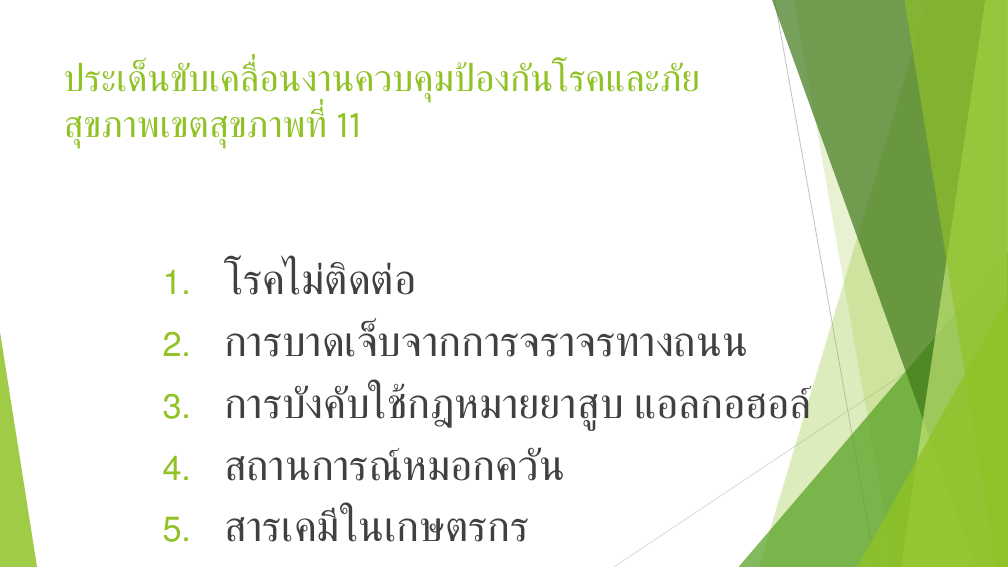
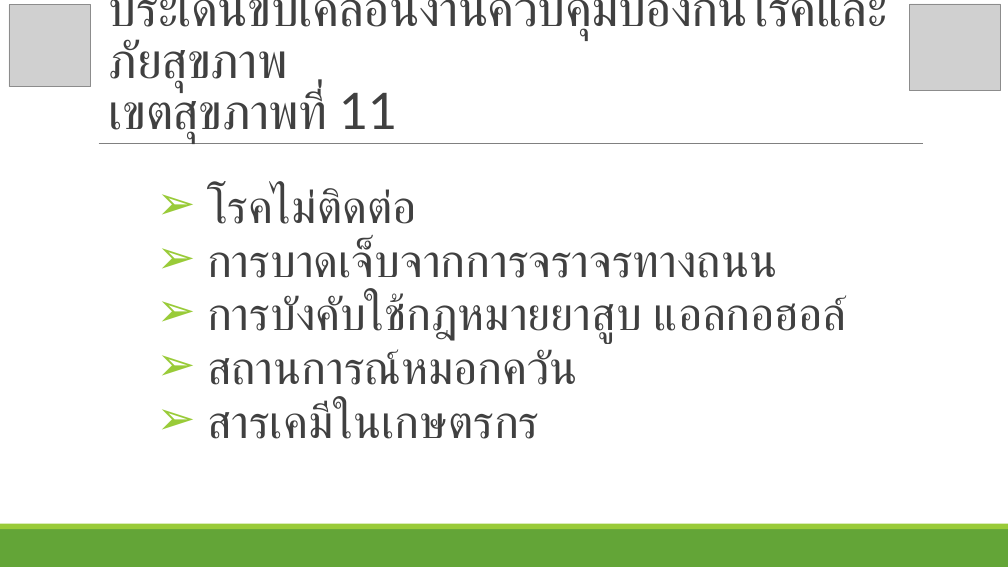
Before and after one commit to joblackpoc/Jobs_SSJ, a slide deck: slide 5 of สสจ.ชุมพร/Region11Policy.pptx. Drawn at 1008x567 pixels with LibreOffice and Linux fonts; fonts in the diff are those of the drawing; grey boxes stand for pictures. Boxes give left, top, right and bottom in pixels: in the first picture for what was removed or moved away, otherwise in the second. Text is boxed around its words. In the diff, an @@ line names an element or a change of style, - is before the commit and + after.

```diff
--- a/สสจ.ชุมพร/Region11Policy.pptx
+++ b/สสจ.ชุมพร/Region11Policy.pptx
@@ picture added at (9, 5, 91, 86) @@
@@ title "ประเด็นขับเคลื่อนงานควบคุมป้องกันโรคและภัยสุขภาพ เขตสุขภาพที ..." at (109, 0, 888, 143): vertical alignment top to bottom @@
@@ title at (109, 0, 888, 143): text changed; size 36 to 48 pt; font Karla to Lato; text colour #90C226 to #404040 @@
-ประเด็นขับเคลื่อนงานควบคุมป้องกันโรคและภัยสุขภาพเขตสุขภาพที่ 11
+ประเด็นขับเคลื่อนงานควบคุมป้องกันโรคและภัยสุขภาพ
+เขตสุขภาพที่ 11
@@ picture added at (910, 4, 1000, 91) @@
@@ line added from (99, 144) to (923, 144), #808080 0.5 pt @@
@@ text "โรคไม่ติดต่อ": place and size @@
-text "โรคไม่ติดต่อ" at (224, 261, 812, 542)
+text "โรคไม่ติดต่อ" at (207, 186, 848, 439)
@@ text "โรคไม่ติดต่อ" at (207, 186, 848, 439): size 40.8 to 44.4 pt, font Karla to Lato; bullet 1. to ➢; line spacing 1 to 0.7; more space between paragraphs; bullet colour #90C226 to #99CB38 @@
@@ group removed at (0, 0, 1008, 567): 5 freeform shapes, 3 triangles, 2 lines @@
@@ rectangle added at (0, 529, 1008, 567), fill #63A537 @@
@@ rectangle added at (0, 524, 1008, 529), fill #99CB38 @@
```
Also in this commit, not shown: 8 other slides changed, 1 slide added, 2 slides removed, 2 other files.
